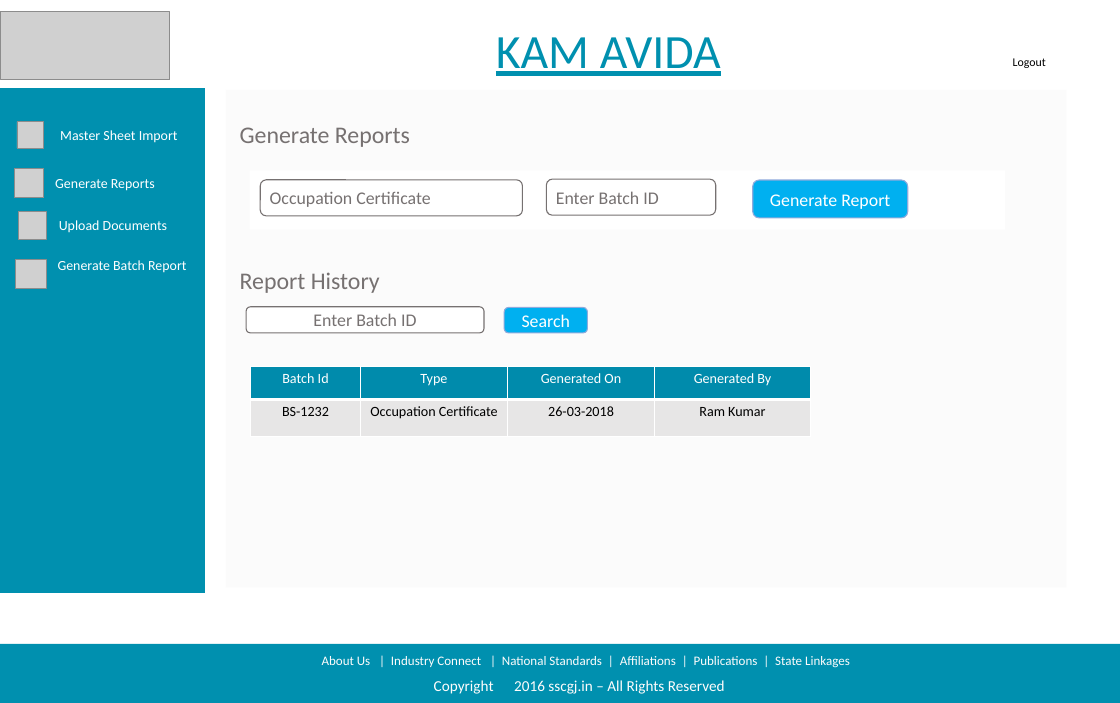
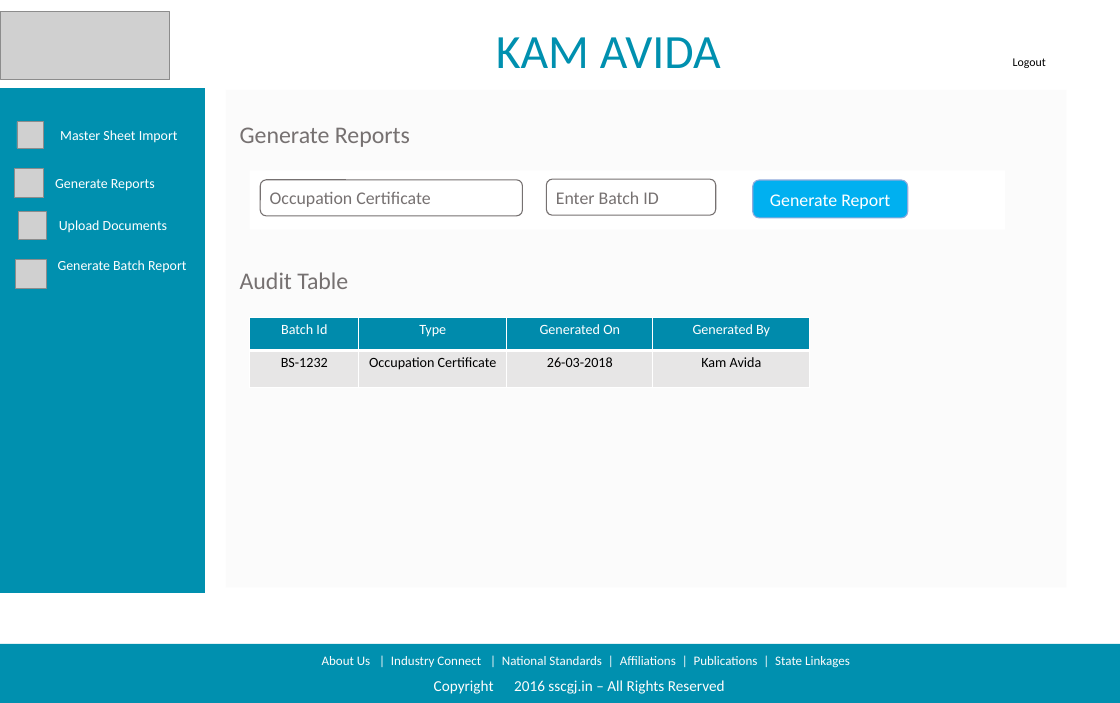
Before and after one commit to sarthakbhutani/NSKFDC-App, a slide deck: slide 6 of Requirements/Product Backlog/Screen Designs/Screen Design Deck/Updated Designs.pptx. Drawn at 1120x703 pixels with LibreOffice and Linux fonts; fonts in the diff are those of the drawing; grey boxes stand for pictures; background and template pictures are left out. Boxes give left, top, right and bottom in pixels: in the first picture for what was removed or moved away, otherwise in the second. Text is boxed around its words. In the diff, an @@ line names an element or a change of style, - is before the commit and + after.

```diff
--- a/Requirements/Product Backlog/Screen Designs/Screen Design Deck/Updated Designs.pptx
+++ b/Requirements/Product Backlog/Screen Designs/Screen Design Deck/Updated Designs.pptx
@@ text "KAM AVIDA" at [496,37,721,68]: underline off @@
@@ text at [240,272,348,289]: text changed @@
-Report History
+Audit Table
@@ rounded rectangle removed at [246,307,484,333] @@
-Enter Batch ID
@@ table at [249,318,809,388] @@
-row 2, column 4: Ram Kumar
+row 2, column 4: Kam Avida
@@ table: place and size @@
-table at [251,367,810,438]
+table at [249,318,809,388]
@@ rounded rectangle removed at [504,308,587,334] @@
-Search
```
Also in this commit, not shown: 11 other slides changed, 1 other file.
